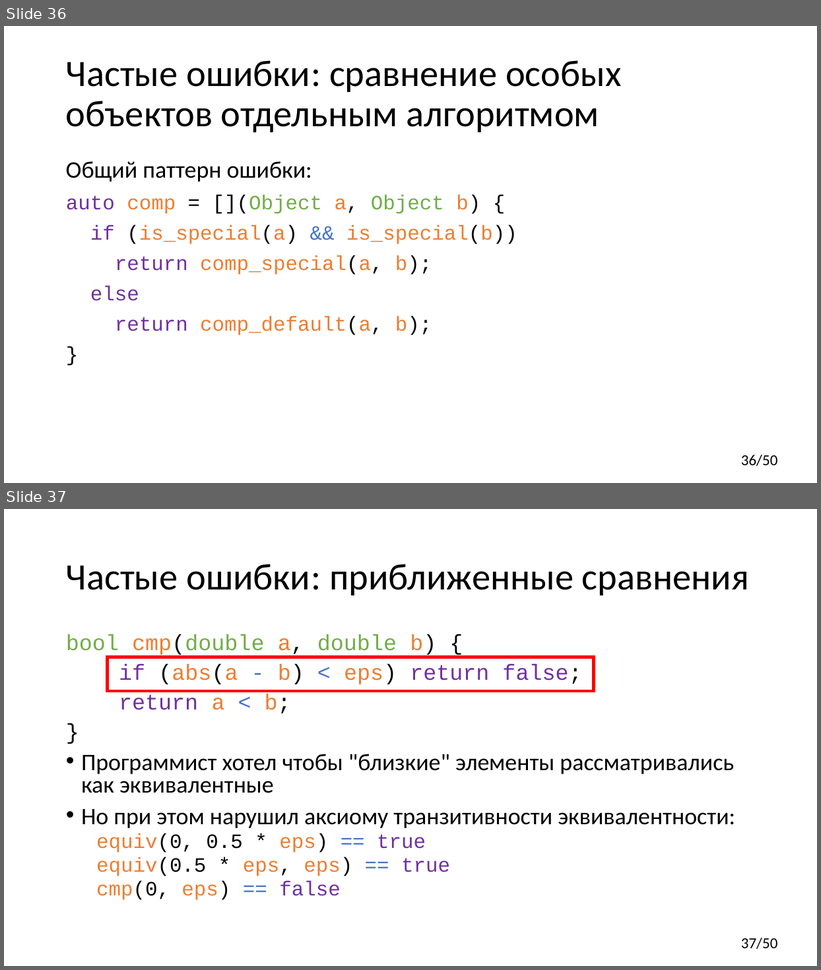
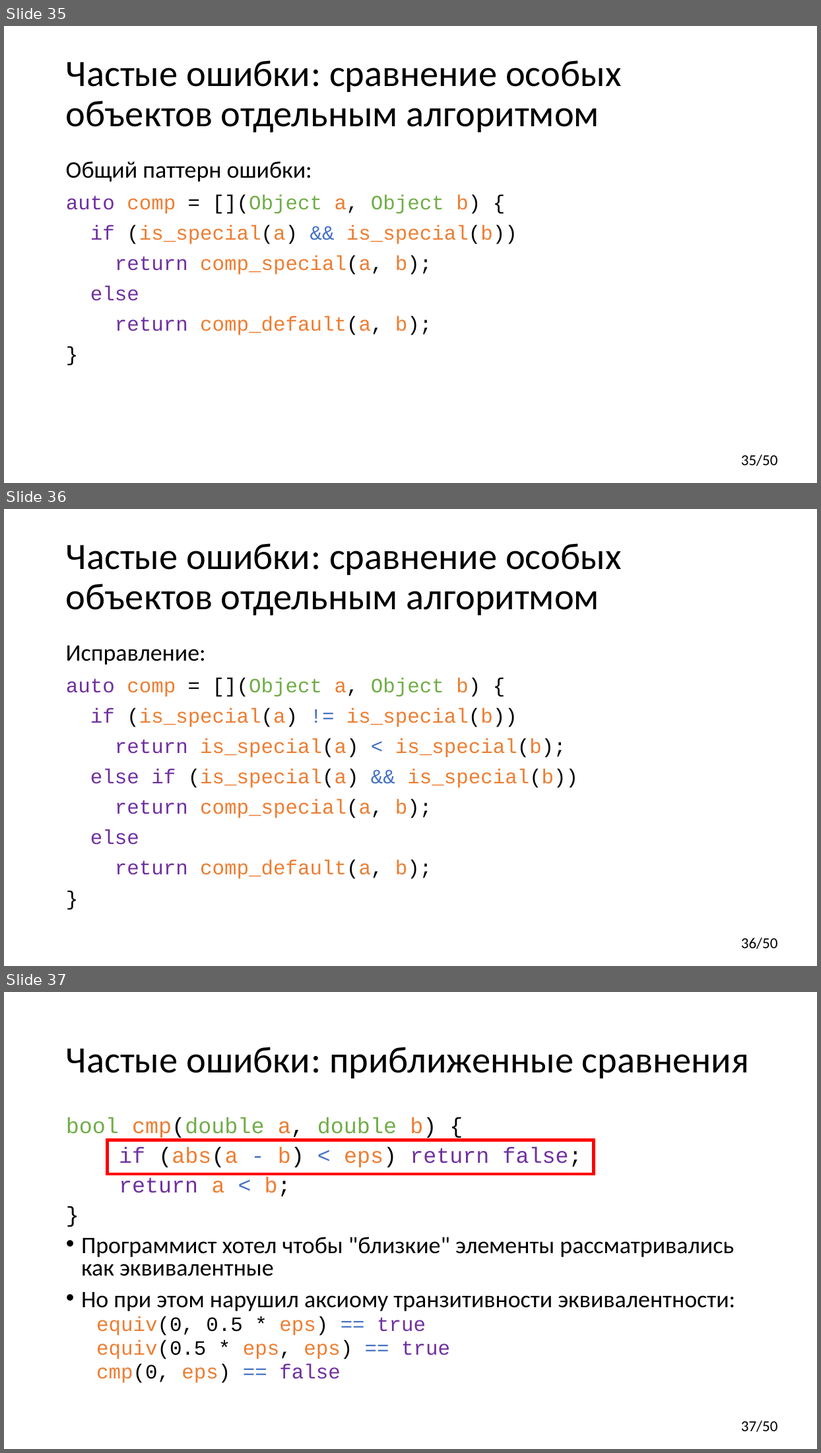
Before and after one commit to yugr/CppRussia, a slide deck: 2023/RU.pptx. Shown one above the other, each under a label of ours: slides 36 and 37 before the commit, slides 35, 36 and 37 after it. The pictures are 821x970 and 821x1453 pixels, drawn with LibreOffice and Linux fonts; fonts in the diff are those of the drawing. Boxes give left, top, right and bottom in pixels: in the first picture for what was removed or moved away, otherwise in the second. Text is boxed around its words. In the diff, an @@ line names an element or a change of style, - is before the commit and + after.

```diff
--- a/2023/RU.pptx
+++ b/2023/RU.pptx
@@ slide 36 added at (4,509,817,966), background #FFFFFF; not listed: 1 template element that a slide beside it also shows @@
@@ title added at (66,543,621,616), 44 pt, text #000000 @@
+Частые ошибки: сравнение особых объектов отдельным алгоритмом
@@ text added at (66,646,206,665), 28 pt, text #000000 @@
+Исправление:
@@ text added at (66,678,578,879), 24 pt, text #ED7D31 @@
+auto comp = [](Object a, Object b) {
+if (is_special(a) != is_special(b))
+return is_special(a) < is_special(b);
+else if (is_special(a) && is_special(b))
+return comp_special(a, b);
+else
+return comp_default(a, b);
+}
@@ what was slide 36 is now slide 35 @@
@@ page number at (741,455,778,466): text changed @@
-36/50
+35/50
```
Also in this commit, not shown: 4 slides changed, 1 slide removed, 1 other file.
